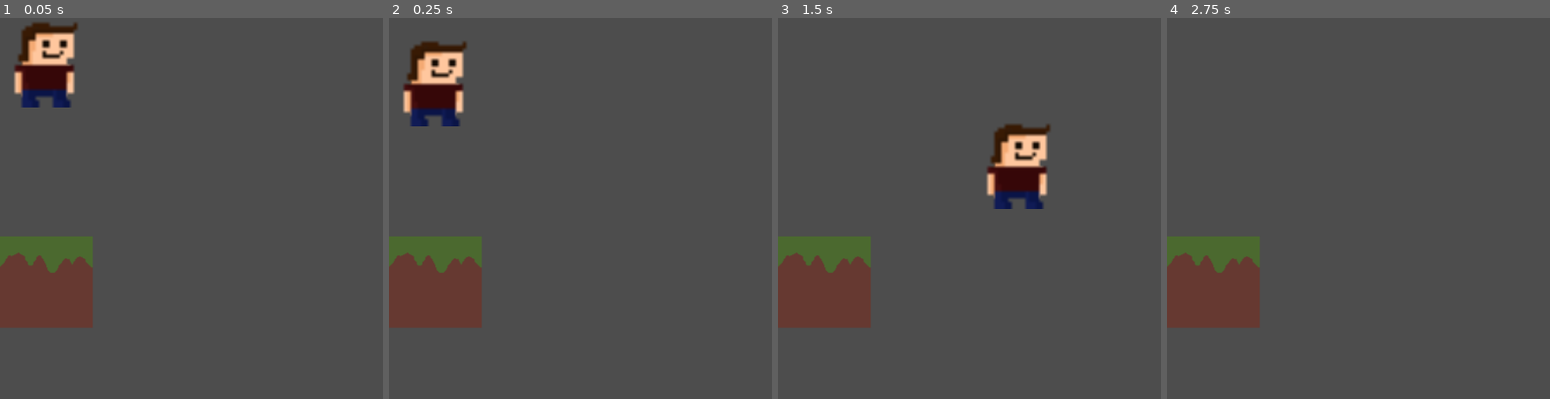
Above: before the commit, frames 1-4 (left to right).
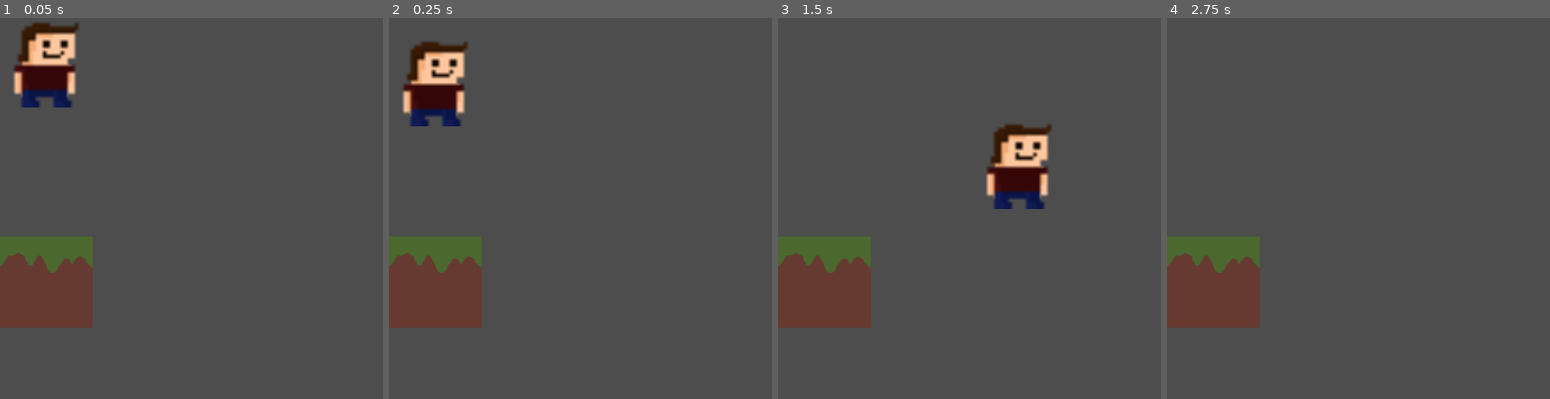
Above: after the commit, the same moments.

Repository: TreFaglarFilm/Spel-med-Wilmer
Game: Godot game, scene res://node_2d.tscn
The game is run twice, just before and just after one commit, with the same random seed, the same clock (stepped at 60 frames per second) and the same inputs.
Inputs:
- Up to frame 1 (0.05 s): no input
- Up to frame 2 (0.25 s): no input
- Up to frame 3 (1.5 s): tap Enter (ui_accept) at 0.5, 0.77 s; hold Right (ui_right) from 0.53 s (still down)
- Up to frame 4 (2.75 s): tap Enter (ui_accept) at 1.52 s; release Right (ui_right) at 2.03 s; hold Left (ui_left) from 2.03 s (still down)

The runs differ from the first frame. In frame 1, 0.2% of the frame differs, in the area x 4-20%, y 4-21%; in frame 2, 0.2%; in frame 3, 0.3%, in the area x 54-71%, y 30-48%; in frame 4, nothing differs.

Commit message:
Update node_2d.tscn

Diff:
--- a/spel/spelmedfåglarna!/node_2d.tscn
+++ b/spel/spelmedfåglarna!/node_2d.tscn
@@ -23,8 +23,8 @@
 shape = SubResource("RectangleShape2D_0hol4")
 
 [node name="Sprite2D" type="Sprite2D" parent="CharacterBody2D"]
-position = Vector2(64.625, 65.625)
-scale = Vector2(5.07, 5.15)
+position = Vector2(65.1602, 66)
+scale = Vector2(5.18719, 5.16938)
 texture = ExtResource("2_epypp")
 
 [node name="StaticBody2D" type="StaticBody2D" parent="."]
